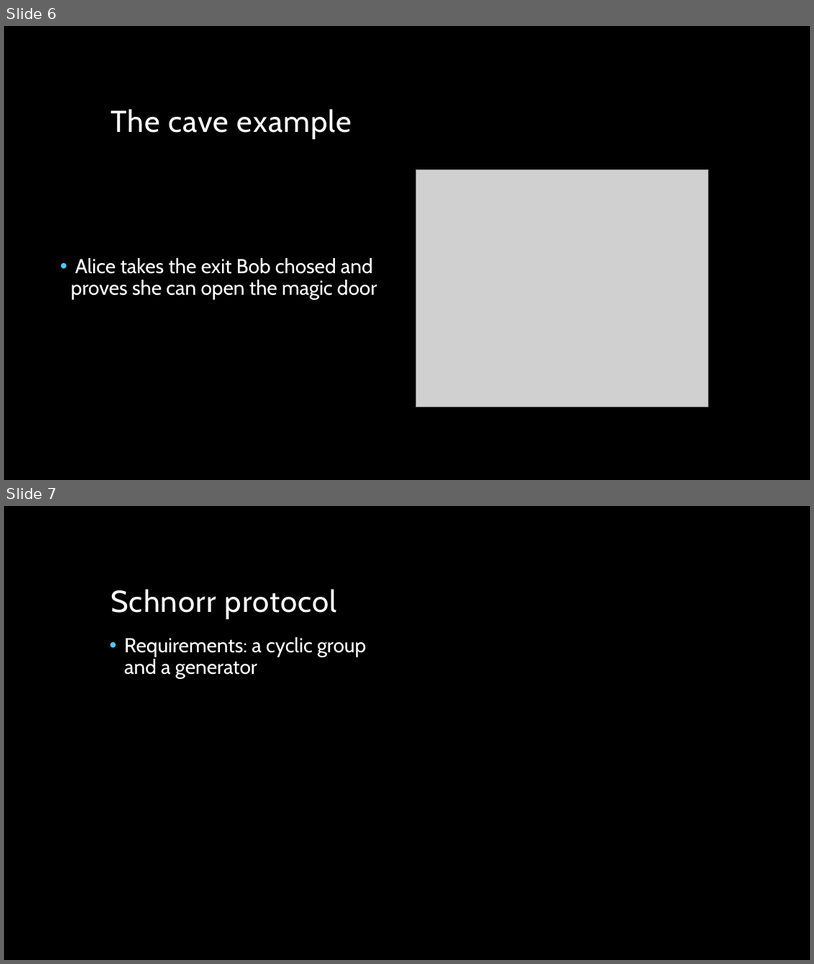
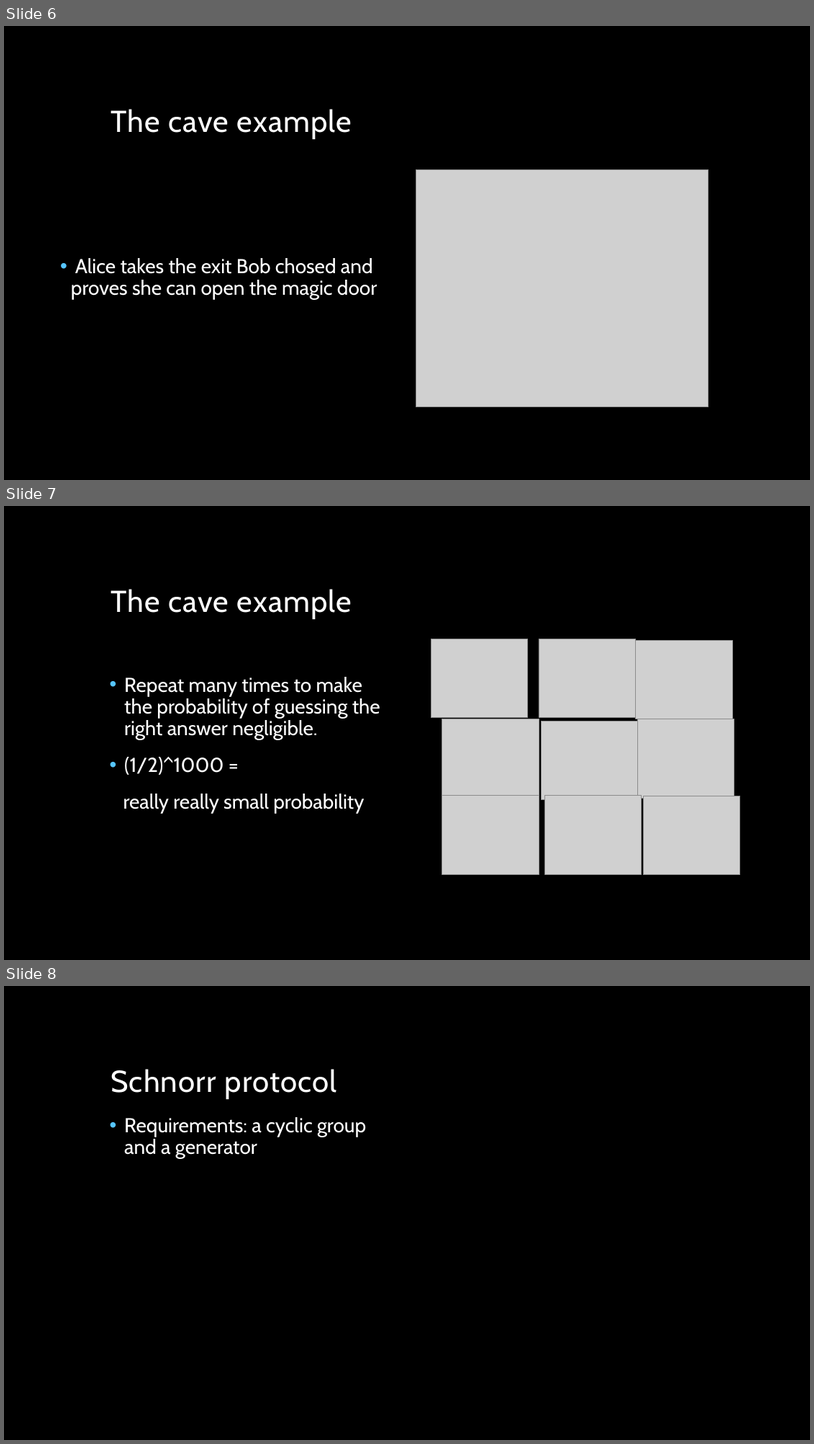
Before and after one commit to CoryBlack/ZeroKnowledge, a slide deck: Zero knowledge.pptx. Shown one above the other, each under a label of ours: slides 6 and 7 before the commit, slides 6, 7 and 8 after it. The pictures are 814x964 and 814x1444 pixels, drawn with LibreOffice and Linux fonts; fonts in the diff are those of the drawing; grey boxes stand for pictures; background and template pictures are left out. Boxes give left, top, right and bottom in pixels: in the first picture for what was removed or moved away, otherwise in the second. Text is boxed around its words. In the diff, an @@ line names an element or a change of style, - is before the commit and + after.

```diff
--- a/Zero knowledge.pptx
+++ b/Zero knowledge.pptx
@@ slide 7 added at box(4, 506, 810, 960), background picture (left out) @@
@@ title added at box(111, 589, 352, 619), 36 pt, text #FFFFFF @@
+The cave example
@@ picture added at box(431, 638, 528, 717) @@
@@ picture added at box(539, 638, 635, 717) @@
@@ picture added at box(635, 641, 733, 719) @@
@@ text added at box(124, 677, 381, 813), 24 pt, text #FFFFFF @@
+• Repeat many times to make the probability of guessing the right answer negligible.
+• (1/2)^1000 =
+really really small probability
@@ picture added at box(442, 719, 539, 798) @@
@@ picture added at box(542, 721, 638, 800) @@
@@ picture added at box(638, 719, 734, 798) @@
@@ picture added at box(442, 795, 539, 874) @@
@@ picture added at box(545, 795, 642, 874) @@
@@ picture added at box(643, 795, 741, 875) @@
@@ what was slide 7 is now slide 8 @@
```
Also in this commit, not shown: 1 slide changed, 5 other slides added.
